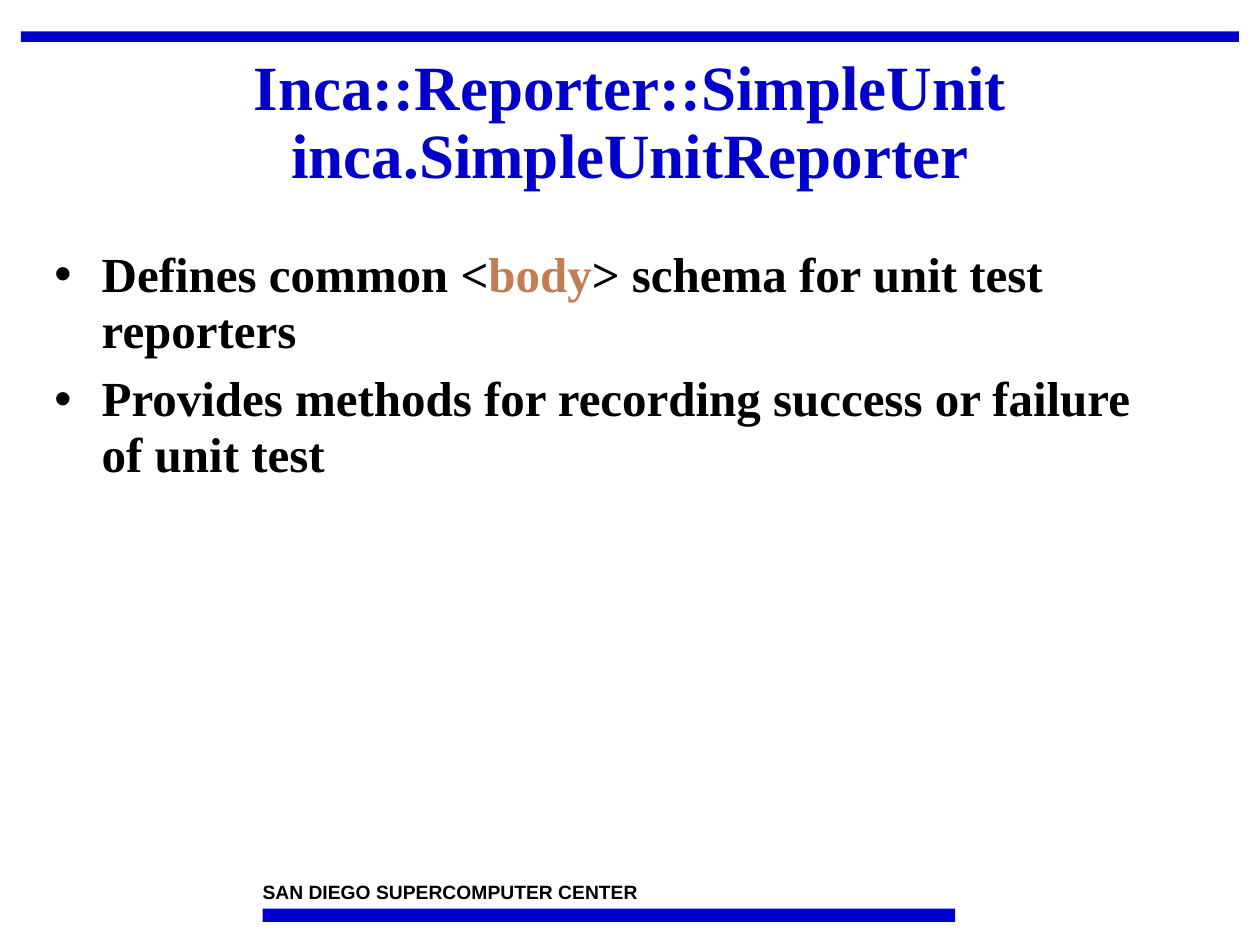
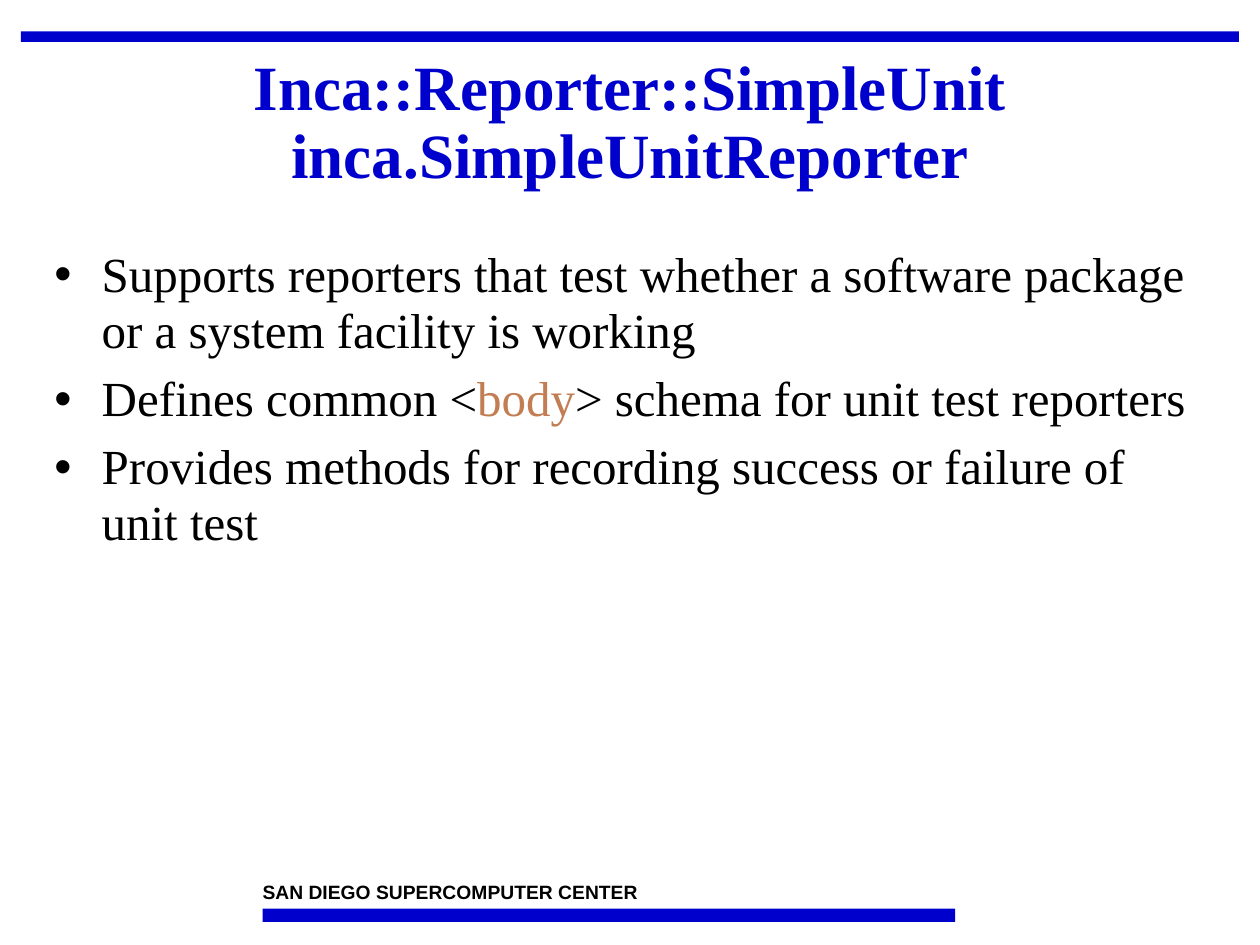
Before and after one commit to IncaProject/inca-xsede, a slide deck: slide 19 of talks/2008workshop/incaReporters.ppt. Drawn at 1260x945 pixels with LibreOffice and Linux fonts; fonts in the diff are those of the drawing; background and template pictures are left out. Boxes give left, top, right and bottom in pixels: in the first picture for what was removed or moved away, otherwise in the second. Text is boxed around its words. In the diff, an @@ line names an element or a change of style, - is before the commit and + after.

```diff
--- a/talks/2008workshop/incaReporters.ppt
+++ b/talks/2008workshop/incaReporters.ppt
@@ text at [102, 257, 1184, 358]: paragraph added @@
+• Supports reporters that test whether a software package or a system facility is working
@@ text at [102, 381, 1186, 541]: bold off in "Defines common <body> schema for unit test ...", "Provides methods for recording success or failure ..." @@
```
Also in this commit, not shown: 26 other slides changed.
